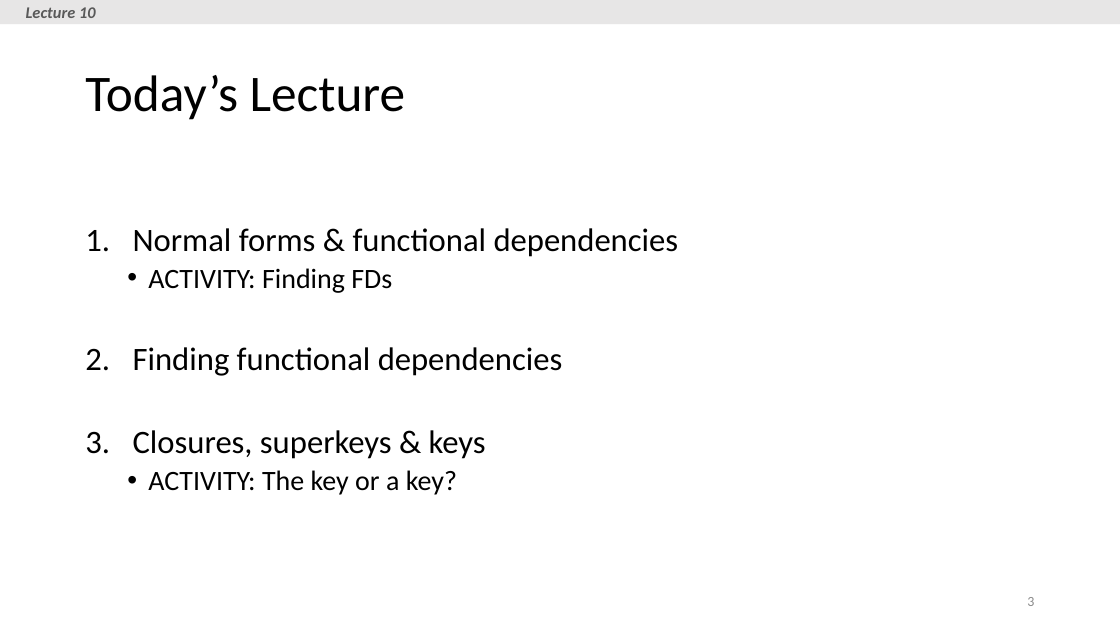
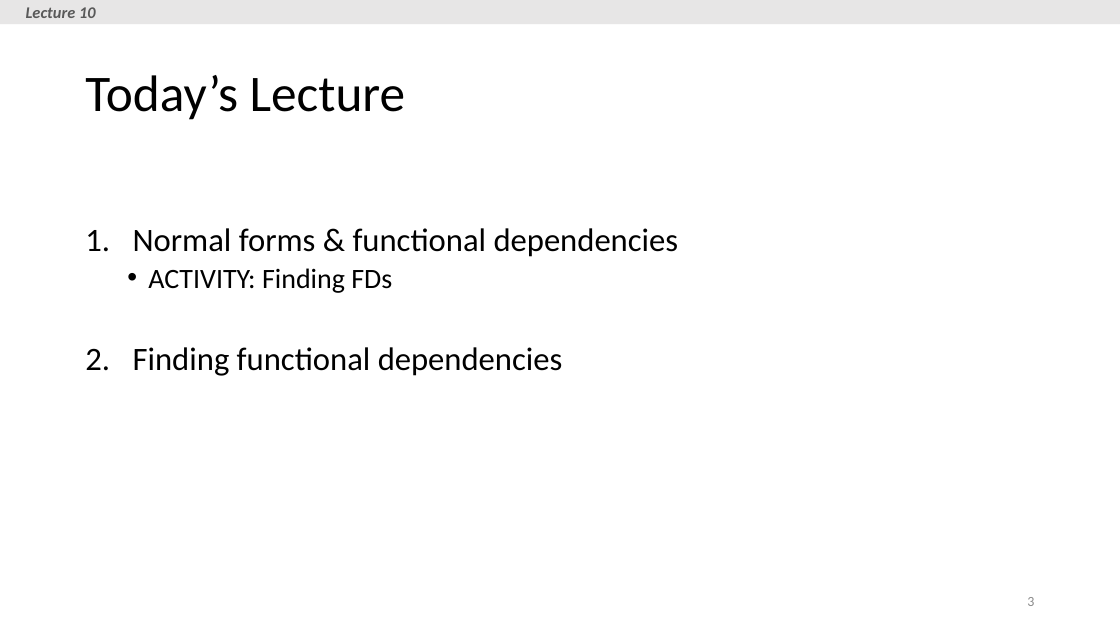
Before and after one commit to yazduni-cs/database-fall2018, a slide deck: slide 3 of lectures/lecture-10-11-12/Lecture_10_DB_Design_part1.pptx. Drawn at 1120x630 pixels with LibreOffice and Linux fonts; fonts in the diff are those of the drawing. Boxes give left, top, right and bottom in pixels: in the first picture for what was removed or moved away, otherwise in the second. Text is boxed around its words. In the diff, an @@ line names an element or a change of style, - is before the commit and + after.

Commit message:
lec10 - updated slides

```diff
--- a/lectures/lecture-10-11-12/Lecture_10_DB_Design_part1.pptx
+++ b/lectures/lecture-10-11-12/Lecture_10_DB_Design_part1.pptx
@@ text at (133, 430, 486, 495): paragraphs removed @@
-3. Closures, superkeys & keys
-  • ACTIVITY: The key or a key?
```
Also in this commit, not shown: 1 other file.
